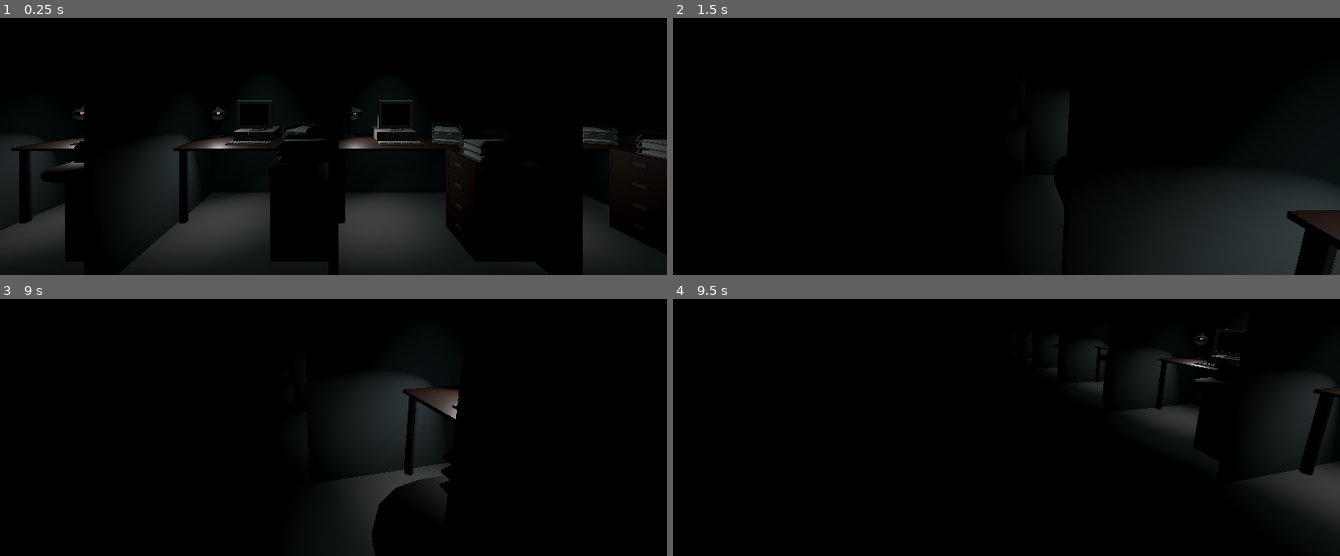
Above: before the commit, frames 1-4 (two rows, left to right).
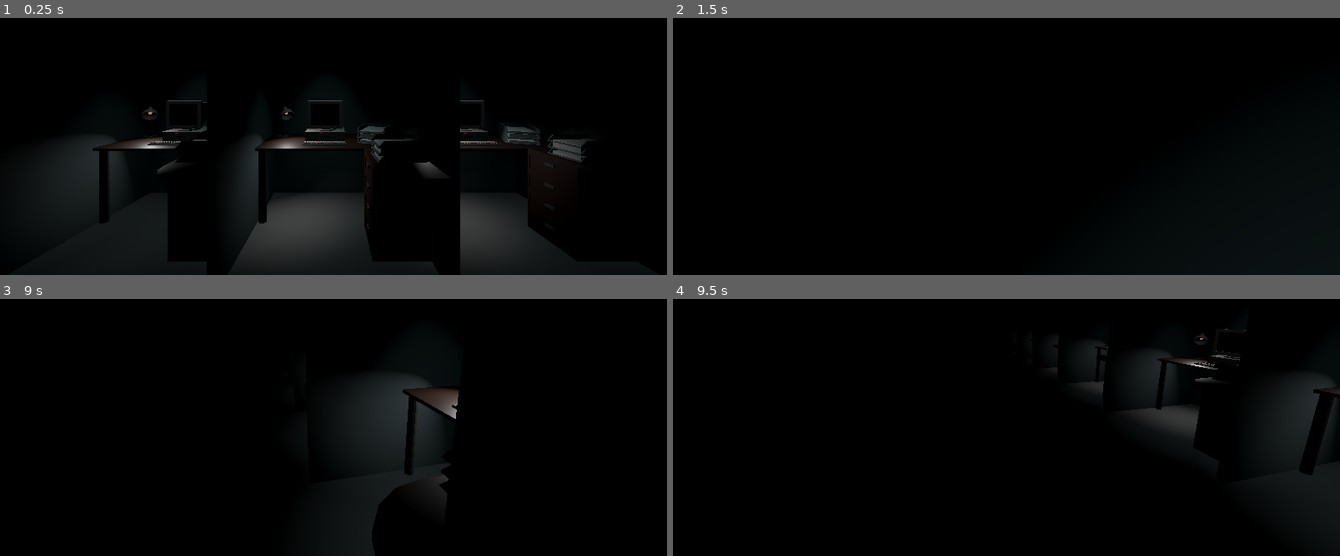
Above: after the commit, the same moments.

Repository: triangle-int/inner-inhabited
Game: Godot game, scene res://scenes/fpv/main.tscn
Two runs of this game, one before a commit and one after it. Both use one fixed random seed, a clock stepped at 60 frames per second and the inputs below. This scene is started directly instead of the project's main scene.
Inputs (mouse positions are in pixels of both pictures, inside the frame that each line leads up to):
- Up to frame 1 (0.25 s): no input
- Up to frame 2 (1.5 s): tap Enter at 0.5 s; move the mouse to (1153, 69) at 0.52 s; hold Right mouse button (connect_nodes) 0.53-1.28 s; hold W (move_forward) from 0.53 s (still down); click (1153, 69) at 0.67 s; tap Space at 0.77 s; move the mouse to (973, 89) at 1.27 s; tap D (delete_node) at 1.35 s
- Up to frame 3 (9 s): tap Space at 1.52, 3.02, 3.5, 3.77, 4.52, 5, 6.02, 6.5, 6.77, 7.52 s; move the mouse to (346, 363) at 2.02 s; press the mouse at (346, 363) at 2.03 s; move the mouse to (326, 376) at 2.77 s; release the mouse at (326, 376) at 2.78 s; tap Enter at 2.85, 4.25, 5.75, 7.35 s; move the mouse to (380, 373) at 3.52 s; tap Backspace at 3.6, 8.1 s; move the mouse to (280, 363) at 4.27 s; tap Delete at 4.35, 8.85 s; move the mouse to (340, 368) at 5.02 s; hold Right mouse button (connect_nodes) 5.03-5.78 s; move the mouse to (306, 360) at 5.77 s; tap D (delete_node) at 5.85 s; move the mouse to (366, 368) at 6.52 s; press the mouse at (366, 368) at 6.53 s; move the mouse to (300, 370) at 7.27 s; release the mouse at (300, 370) at 7.28 s; move the mouse to (346, 363) at 8.02 s; move the mouse to (326, 376) at 8.77 s; release W (move_forward) at 8.78 s; hold A (move_left) from 8.78 s (still down)
- Up to frame 4 (9.5 s): keep holding A (move_left); tap Space at 9.02 s

The runs differ from the first frame. In frame 1, 22% of the frame differs, in the area x 0-100%, y 32-98%; in frame 2, 5.7%; in frame 3, 0.6%; in frame 4, 0.9%.

Commit message:
improved visuals a bit

Diff:
--- a/scenes/fpv/environment/office_cells.tscn
+++ b/scenes/fpv/environment/office_cells.tscn
@@ -3,60 +3,47 @@
 [ext_resource type="PackedScene" uid="uid://t3gja6q6n1q" path="res://scenes/fpv/environment/office_cell.tscn" id="1_plw62"]
 
 [sub_resource type="BoxMesh" id="BoxMesh_odrfg"]
-size = Vector3(4, 1, 10)
+size = Vector3(3.5, 1, 4)
 
 [node name="OfficeCells" type="Node3D"]
 
 [node name="Floor" type="Node3D" parent="."]
 
 [node name="MeshInstance3D" type="MeshInstance3D" parent="Floor"]
-transform = Transform3D(1, 0, 0, 0, 1, 0, 0, 0, 1, 0, -0.5, -5)
+transform = Transform3D(1, 0, 0, 0, 1, 0, 0, 0, 1, -5.25, -0.5, -8)
 mesh = SubResource("BoxMesh_odrfg")
 
 [node name="MeshInstance3D2" type="MeshInstance3D" parent="Floor"]
-transform = Transform3D(1, 0, 0, 0, 1, 0, 0, 0, 1, 4, -0.5, -5)
+transform = Transform3D(1, 0, 0, 0, 1, 0, 0, 0, 1, -1.75, -0.5, -8)
 mesh = SubResource("BoxMesh_odrfg")
 
 [node name="MeshInstance3D3" type="MeshInstance3D" parent="Floor"]
-transform = Transform3D(1, 0, 0, 0, 1, 0, 0, 0, 1, 8, -0.5, -5)
+transform = Transform3D(1, 0, 0, 0, 1, 0, 0, 0, 1, 1.75, -0.5, -8)
 mesh = SubResource("BoxMesh_odrfg")
 
 [node name="MeshInstance3D4" type="MeshInstance3D" parent="Floor"]
-transform = Transform3D(1, 0, 0, 0, 1, 0, 0, 0, 1, -8, -0.5, -5)
-mesh = SubResource("BoxMesh_odrfg")
-
-[node name="MeshInstance3D5" type="MeshInstance3D" parent="Floor"]
-transform = Transform3D(1, 0, 0, 0, 1, 0, 0, 0, 1, -4, -0.5, -5)
+transform = Transform3D(1, 0, 0, 0, 1, 0, 0, 0, 1, 5.25, -0.5, -8)
 mesh = SubResource("BoxMesh_odrfg")
 
 [node name="Cells" type="Node3D" parent="."]
 
-[node name="OfficeCell" parent="Cells" instance=ExtResource("1_plw62")]
-transform = Transform3D(1, 0, 0, 0, 1, 0, 0, 0, 1, -9, 0, -9)
-
 [node name="OfficeCell2" parent="Cells" instance=ExtResource("1_plw62")]
-transform = Transform3D(1, 0, 0, 0, 1, 0, 0, 0, 1, -7, 0, -9)
+transform = Transform3D(1, 0, 0, 0, 1, 0, 0, 0, 1, -6, 0, -9)
 
 [node name="OfficeCell3" parent="Cells" instance=ExtResource("1_plw62")]
-transform = Transform3D(1, 0, 0, 0, 1, 0, 0, 0, 1, -5, 0, -9)
+transform = Transform3D(1, 0, 0, 0, 1, 0, 0, 0, 1, -4, 0, -9)
 
 [node name="OfficeCell4" parent="Cells" instance=ExtResource("1_plw62")]
-transform = Transform3D(1, 0, 0, 0, 1, 0, 0, 0, 1, -3, 0, -9)
+transform = Transform3D(1, 0, 0, 0, 1, 0, 0, 0, 1, -2, 0, -9)
 
 [node name="OfficeCell5" parent="Cells" instance=ExtResource("1_plw62")]
-transform = Transform3D(1, 0, 0, 0, 1, 0, 0, 0, 1, -1, 0, -9)
+transform = Transform3D(1, 0, 0, 0, 1, 0, 0, 0, 1, 0, 0, -9)
 
 [node name="OfficeCell6" parent="Cells" instance=ExtResource("1_plw62")]
-transform = Transform3D(1, 0, 0, 0, 1, 0, 0, 0, 1, 1, 0, -9)
+transform = Transform3D(1, 0, 0, 0, 1, 0, 0, 0, 1, 2, 0, -9)
 
 [node name="OfficeCell7" parent="Cells" instance=ExtResource("1_plw62")]
-transform = Transform3D(1, 0, 0, 0, 1, 0, 0, 0, 1, 3, 0, -9)
+transform = Transform3D(1, 0, 0, 0, 1, 0, 0, 0, 1, 4, 0, -9)
 
 [node name="OfficeCell8" parent="Cells" instance=ExtResource("1_plw62")]
-transform = Transform3D(1, 0, 0, 0, 1, 0, 0, 0, 1, 5, 0, -9)
-
-[node name="OfficeCell9" parent="Cells" instance=ExtResource("1_plw62")]
-transform = Transform3D(1, 0, 0, 0, 1, 0, 0, 0, 1, 7, 0, -9)
-
-[node name="OfficeCell10" parent="Cells" instance=ExtResource("1_plw62")]
-transform = Transform3D(1, 0, 0, 0, 1, 0, 0, 0, 1, 9, 0, -9)
+transform = Transform3D(1, 0, 0, 0, 1, 0, 0, 0, 1, 6, 0, -9)
--- a/scenes/fpv/main.tscn
+++ b/scenes/fpv/main.tscn
@@ -13,18 +13,20 @@
 [node name="PlayerSnap" type="Node3D" parent="." node_paths=PackedStringArray("player")]
 script = ExtResource("1_4eyri")
 player = NodePath("Player")
-limit = 10.0
+limit = 8.0
 axis = Vector3(1, 0, 0)
 
 [node name="Player" parent="PlayerSnap" instance=ExtResource("1_7os2t")]
 transform = Transform3D(1, 0, 0, 0, 1, 0, 0, 0, 1, 0, 0, -6)
 
-[node name="OfficeCells" parent="." instance=ExtResource("1_aqs1o")]
-transform = Transform3D(1, 0, 0, 0, 1, 0, 0, 0, 1, -10, 0, 0)
-
-[node name="OfficeCells2" parent="." instance=ExtResource("1_aqs1o")]
-transform = Transform3D(1, 0, 0, 0, 1, 0, 0, 0, 1, 10, 0, 0)
-
 [node name="MovingStatue" parent="." node_paths=PackedStringArray("player") instance=ExtResource("5_5uogj")]
 transform = Transform3D(1, 0, 0, 0, 1, 0, 0, 0, 1, 0, 0, 10)
 player = NodePath("../PlayerSnap/Player")
+
+[node name="OfficeCells" parent="." instance=ExtResource("1_aqs1o")]
+
+[node name="OfficeCells3" parent="." instance=ExtResource("1_aqs1o")]
+transform = Transform3D(1, 0, 0, 0, 1, 0, 0, 0, 1, -14, 0, 0)
+
+[node name="OfficeCells2" parent="." instance=ExtResource("1_aqs1o")]
+transform = Transform3D(1, 0, 0, 0, 1, 0, 0, 0, 1, 14, 0, 0)
